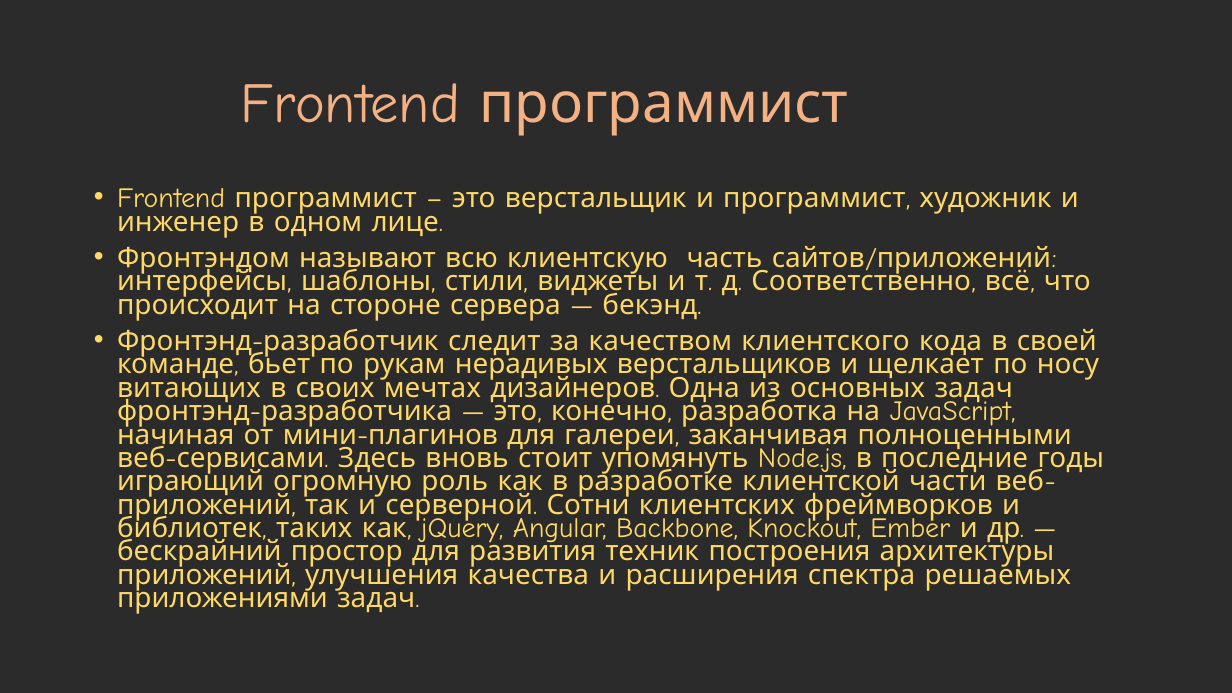
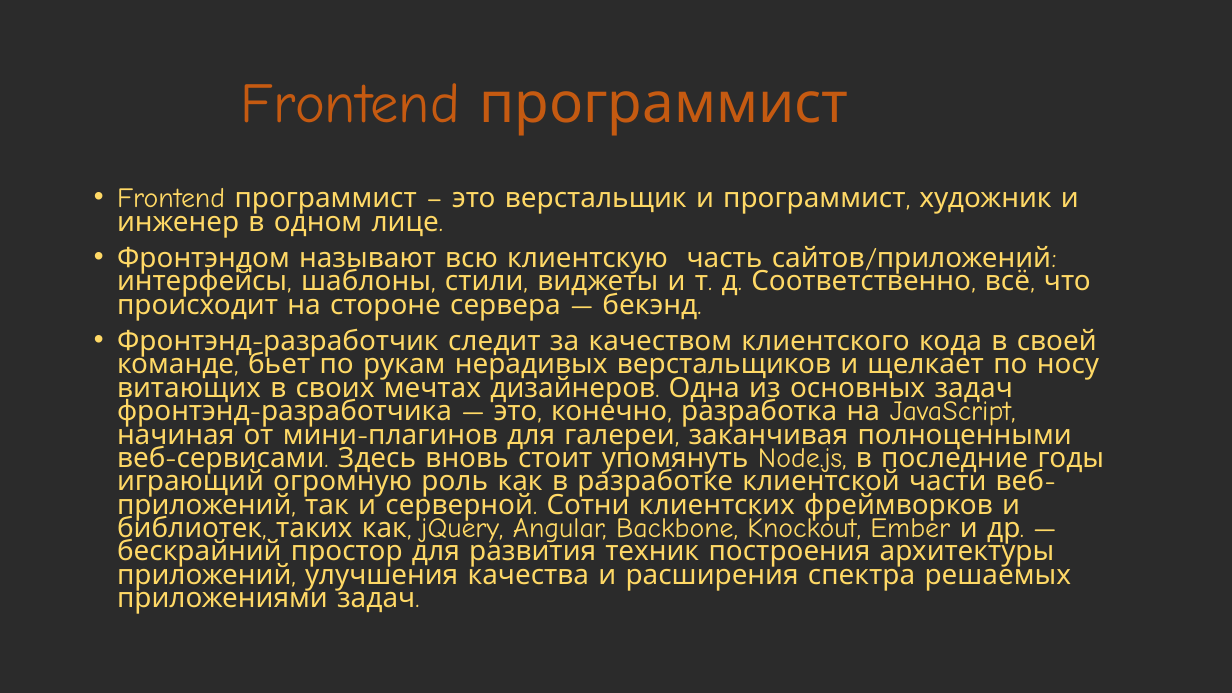
Before and after one commit to DeniSaviN/Algorithm, a slide deck: slide 6 of Савин.pptx. Drawn at 1232x693 pixels with LibreOffice and Linux fonts; fonts in the diff are those of the drawing; background and template pictures are left out; a plain dark background stands for a picture behind light text. Boxes give left, top, right and bottom in pixels: in the first picture for what was removed or moved away, otherwise in the second. Text is boxed around its words. In the diff, an @@ line names an element or a change of style, - is before the commit and + after.

```diff
--- a/Савин.pptx
+++ b/Савин.pptx
@@ title "Frontend программист" at box(241, 83, 849, 136): text colour #F4B183 to #C55A11 @@
```
